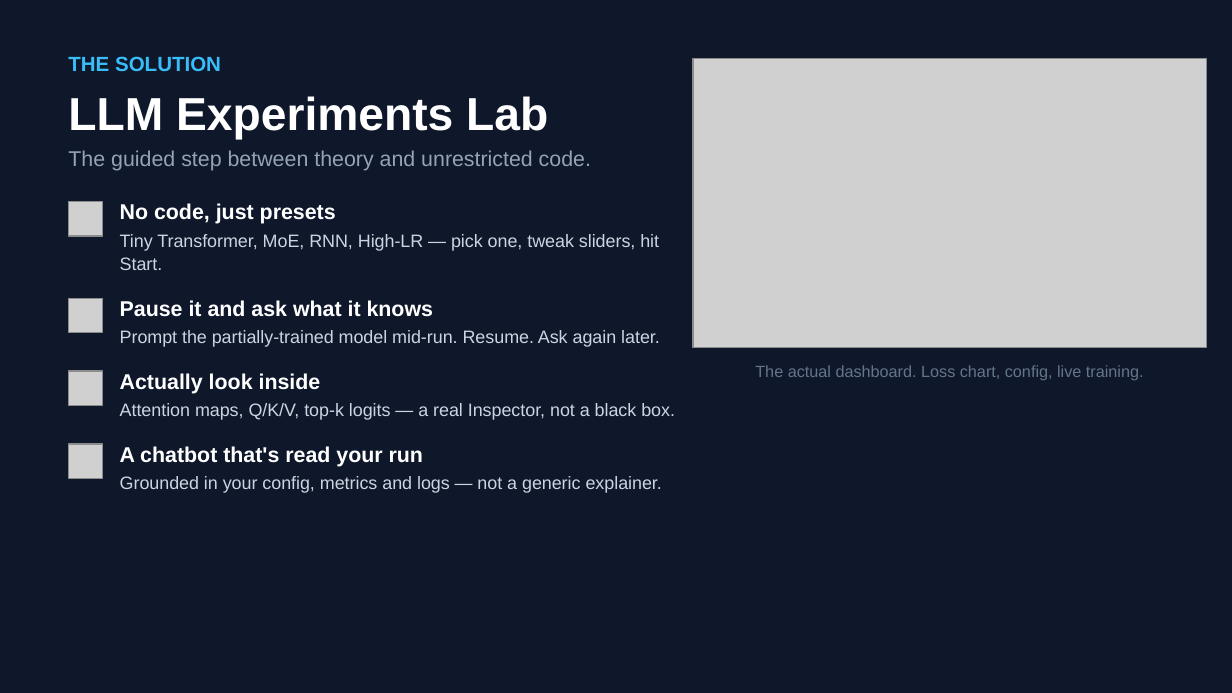
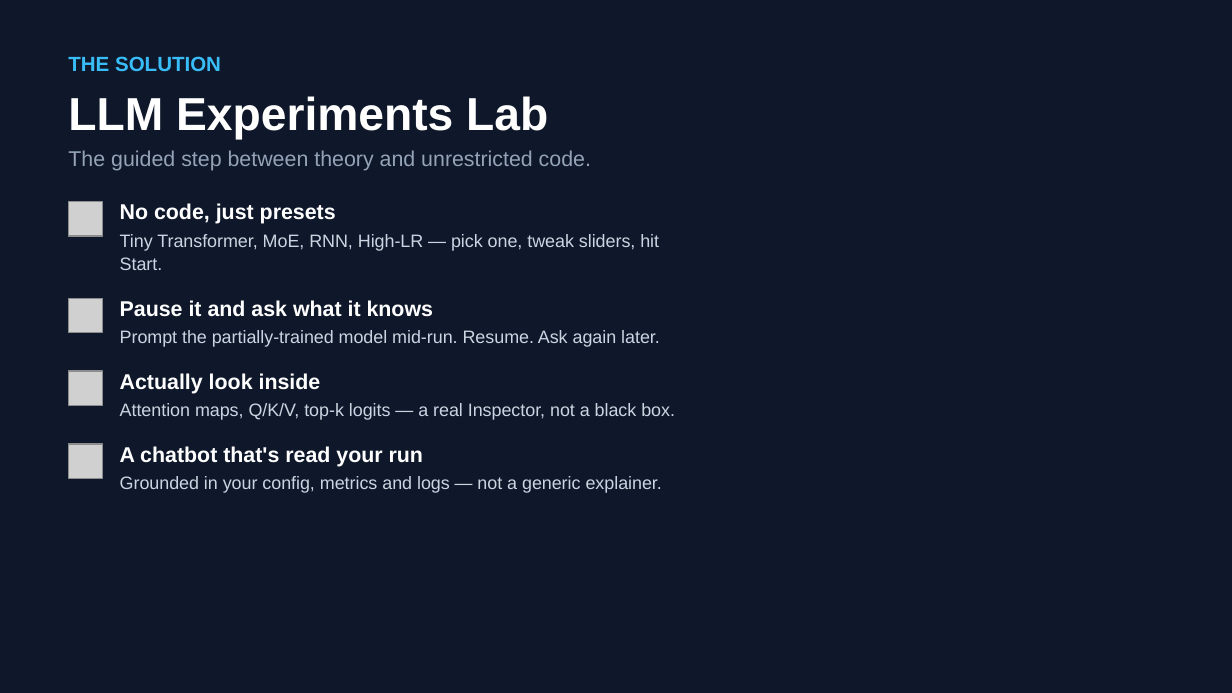
Before and after one commit to NnamdiOdozi/llm_experiments_lab, a slide deck: slide 2 of presentation/LLM_Experiments_Lab.pptx. Drawn at 1232x693 pixels with LibreOffice and Linux fonts; fonts in the diff are those of the drawing; grey boxes stand for pictures. Boxes give left, top, right and bottom in pixels: in the first picture for what was removed or moved away, otherwise in the second. Text is boxed around its words. In the diff, an @@ line names an element or a change of style, - is before the commit and + after.

```diff
--- a/presentation/LLM_Experiments_Lab.pptx
+++ b/presentation/LLM_Experiments_Lab.pptx
@@ picture removed at (692, 58, 1206, 347) @@
@@ text removed at (755, 365, 1144, 380) @@
-The actual dashboard. Loss chart, config, live training.
```
Also in this commit, not shown: 3 other slides changed, 1 slide removed, 13 other files.
